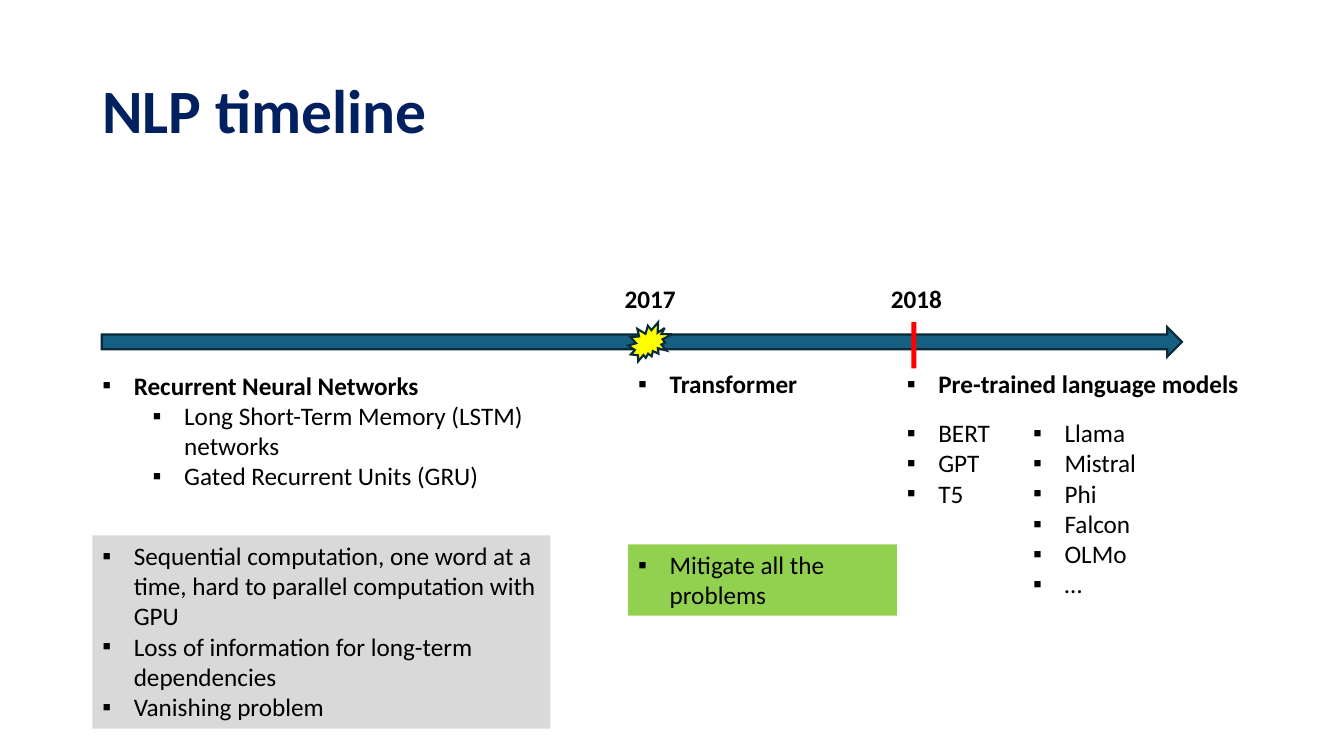
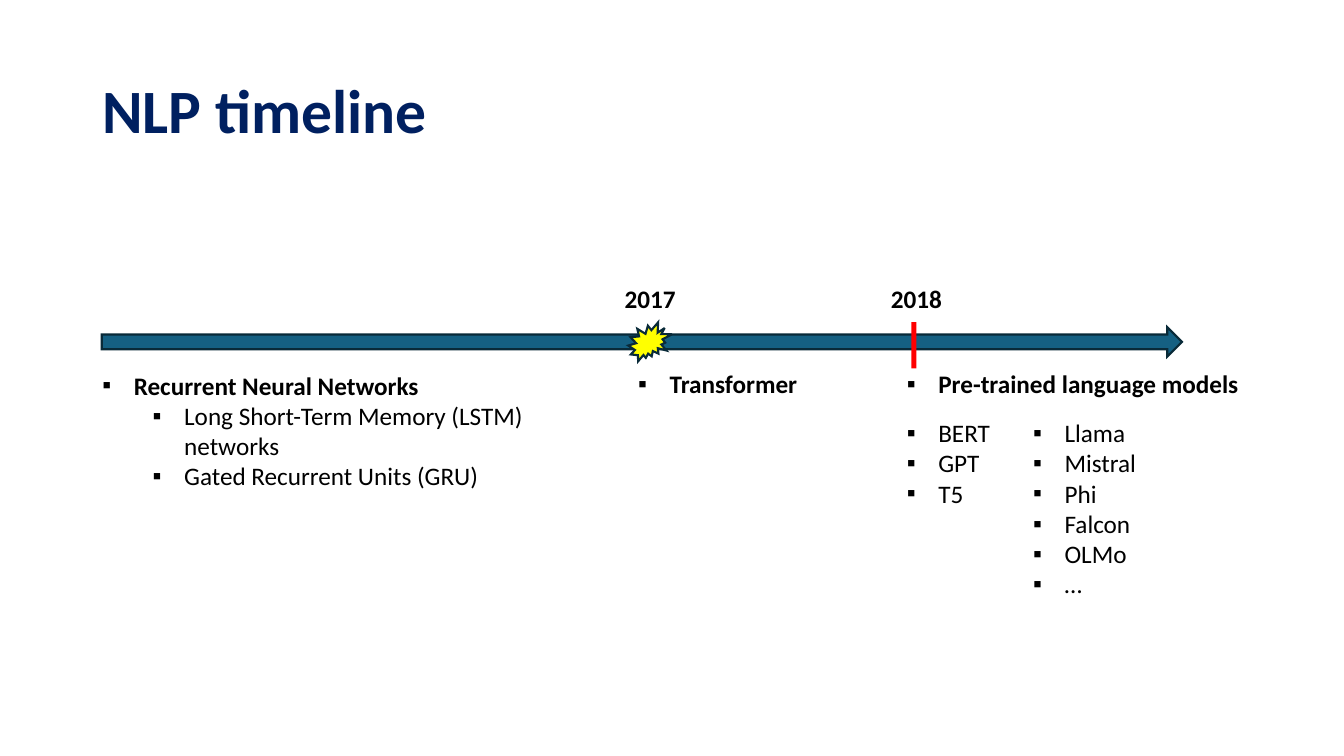
Before and after one commit to tanquangduong/transformer-pt, a slide deck: slide 9 of presentation/Introduction to Transformer.pptx (slide 8 before the commit). Drawn at 1344x756 pixels with LibreOffice and Linux fonts; fonts in the diff are those of the drawing. Boxes give left, top, right and bottom in pixels: in the first picture for what was removed or moved away, otherwise in the second. Text is boxed around its words. In the diff, an @@ line names an element or a change of style, - is before the commit and + after.

```diff
--- a/presentation/Introduction to Transformer.pptx
+++ b/presentation/Introduction to Transformer.pptx
@@ rectangle removed at (93,535,551,729) @@
-▪ Sequential computation, one word at a time, hard to parallel computation with GPU
-▪ Loss of information for long-term dependencies
-▪ Vanishing problem
@@ rectangle removed at (628,544,897,616) @@
-▪ Mitigate all the problems
```
Also in this commit, not shown: 3 other slides changed, 3 slides added, 2 slides removed, 2 other files.
